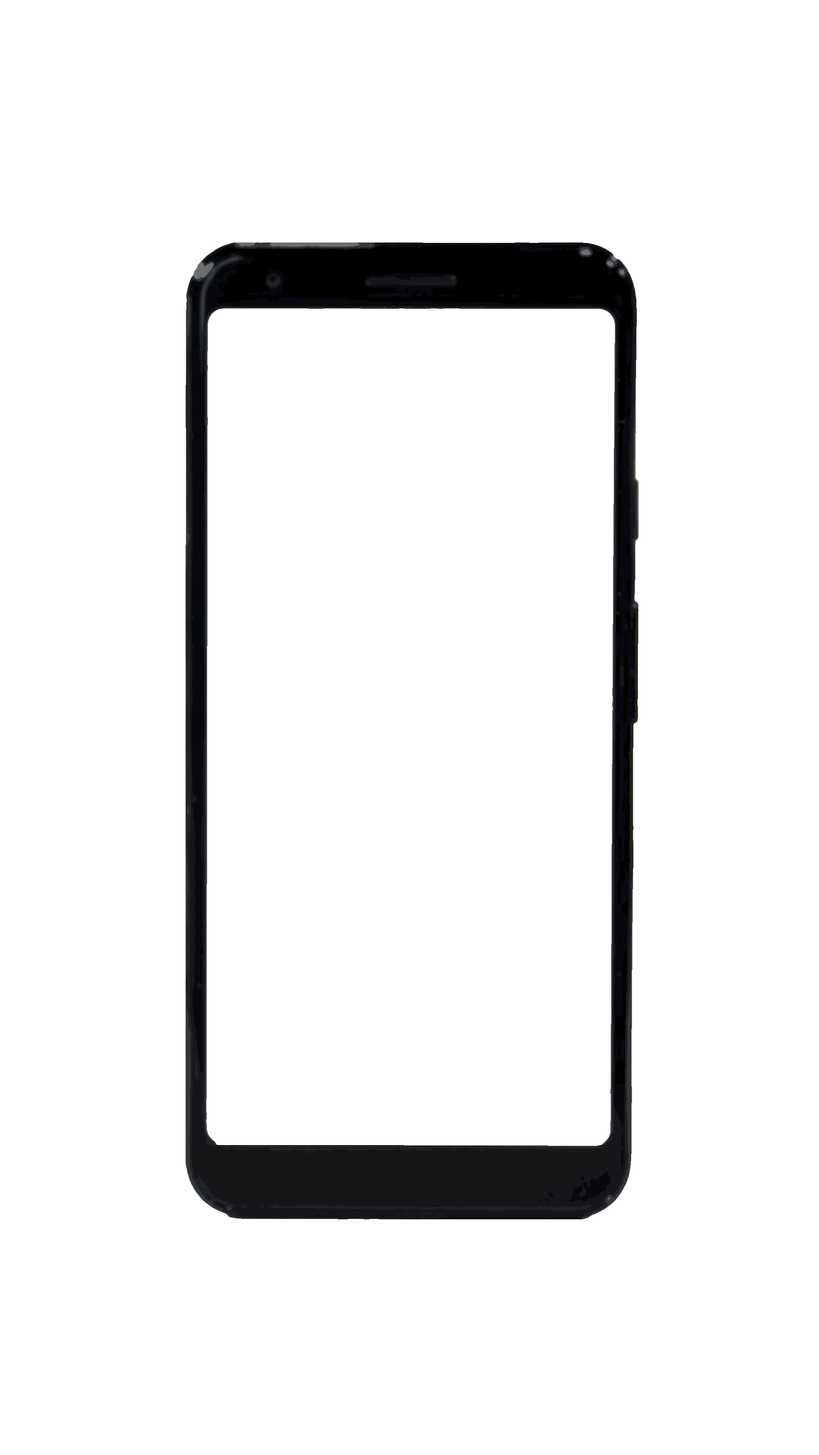
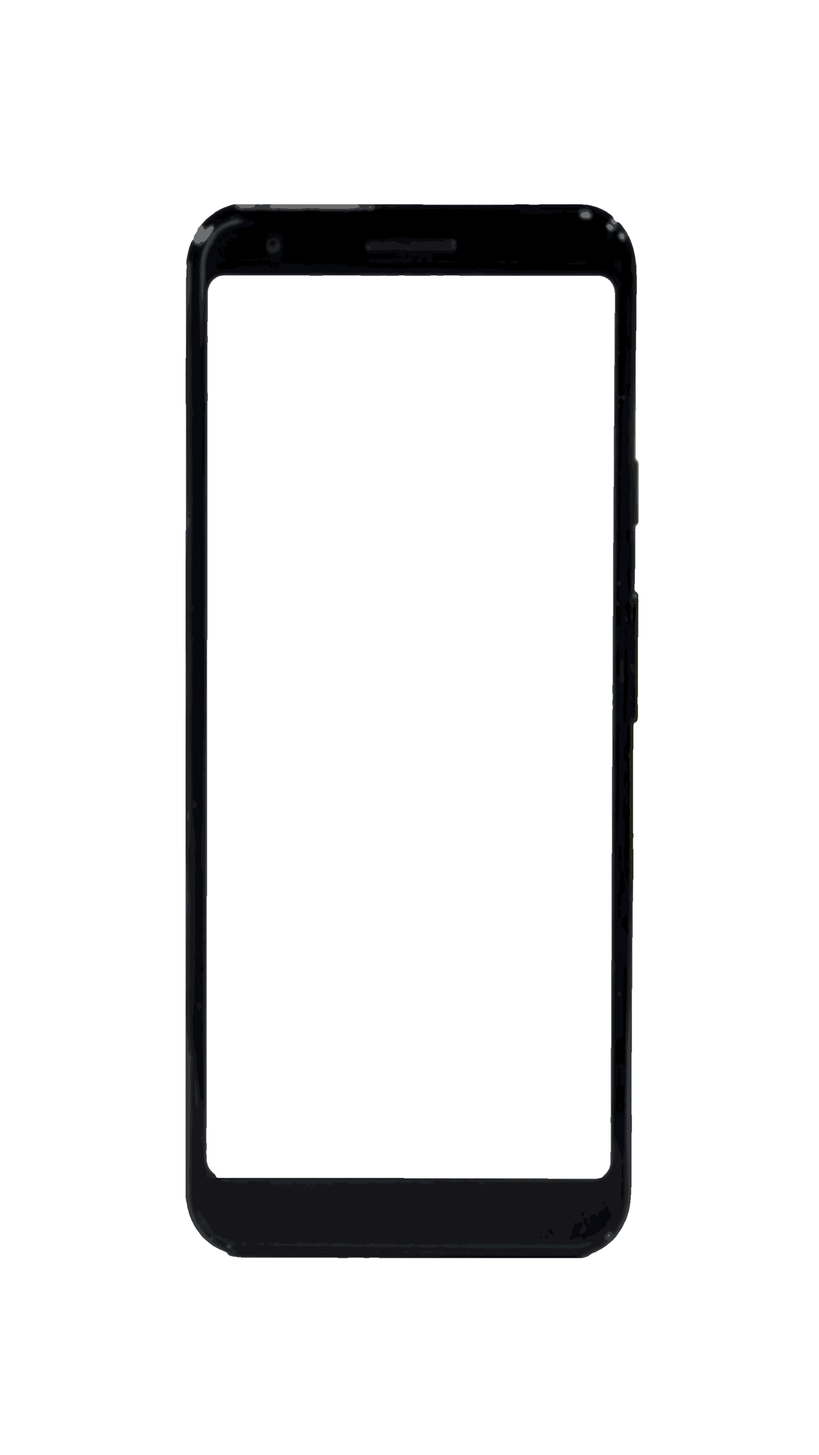
The second 819x1455 image is a revision of the first. Changes to its layers:
painted on "layer #1" over (184, 203, 639, 1259)
